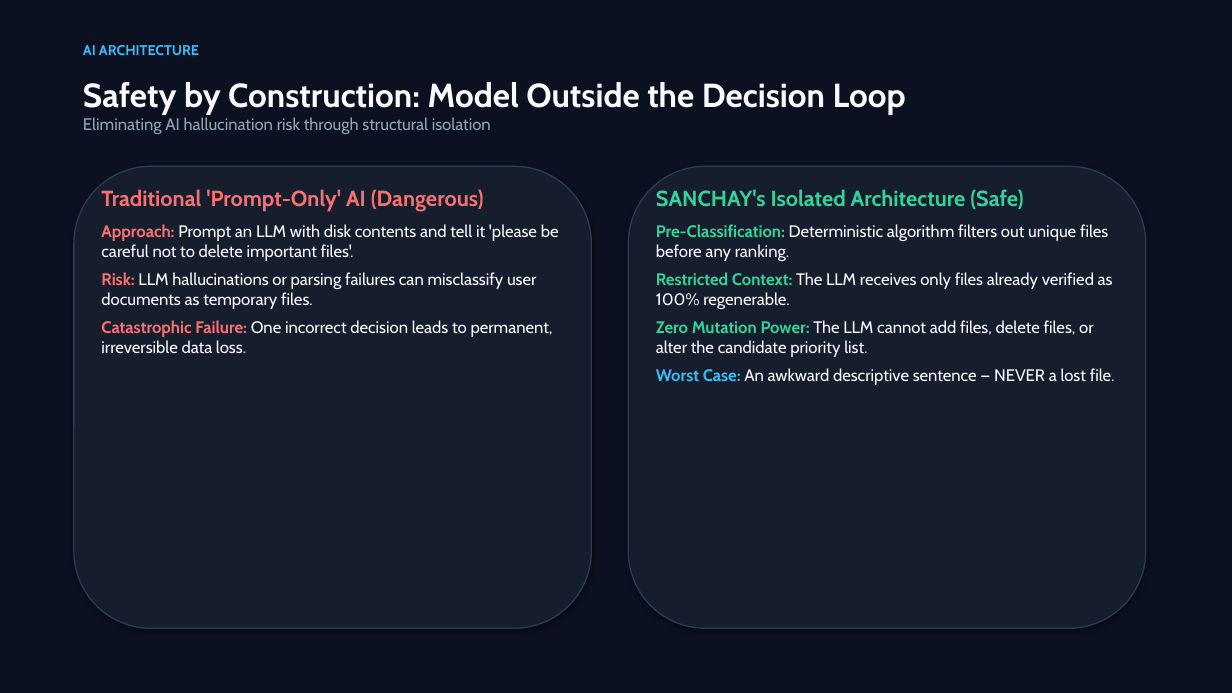
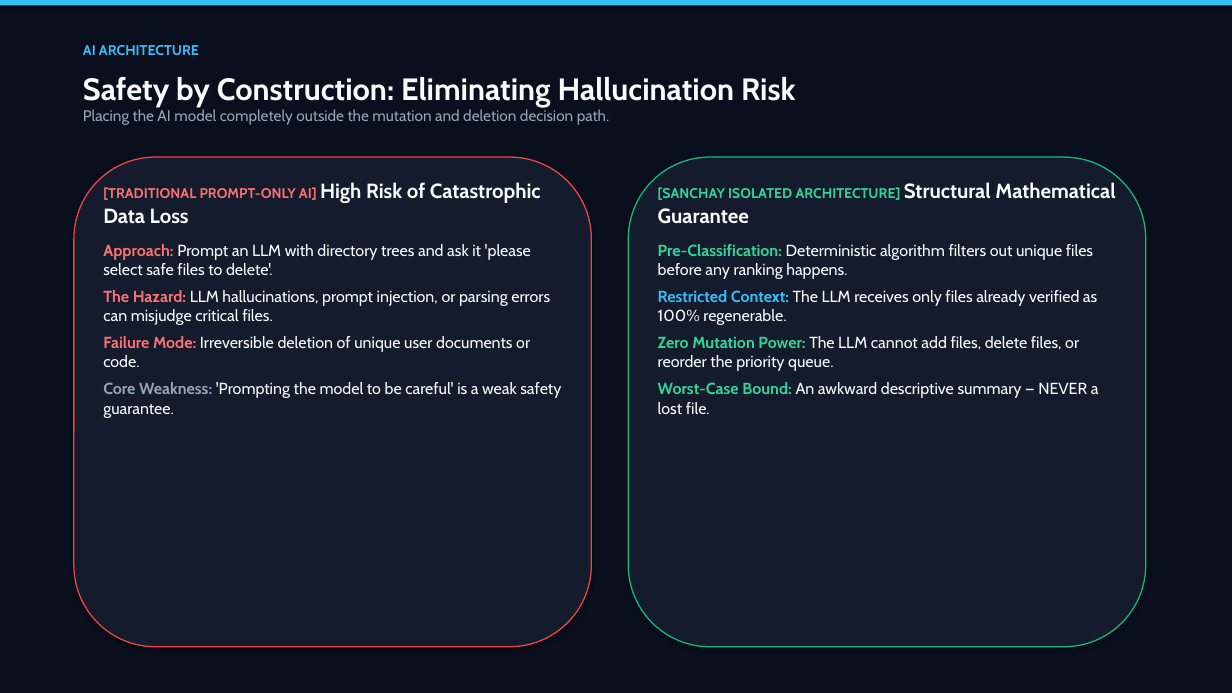
Before and after one commit to basithladdu/sanchay, a slide deck: slide 4 of docs/SANCHAY.pptx. Drawn at 1232x693 pixels with LibreOffice and Linux fonts; fonts in the diff are those of the drawing. Boxes give left, top, right and bottom in pixels: in the first picture for what was removed or moved away, otherwise in the second. Text is boxed around its words. In the diff, an @@ line names an element or a change of style, - is before the commit and + after.

Commit message:
Deliver refined masterpiece presentation deck with high-impact visual design

```diff
--- a/docs/SANCHAY.pptx
+++ b/docs/SANCHAY.pptx
@@ rectangle at [0,0,1232,693]: fill #0B1120 to #0A0F1D @@
@@ rectangle added at [0,0,1232,6], fill #38BDF8 @@
@@ text at [83,77,795,125]: text changed; size 13 to 12 pt @@
-Safety by Construction: Model Outside the Decision Loop
-Eliminating AI hallucination risk through structural isolation
+Safety by Construction: Eliminating Hallucination Risk
+Placing the AI model completely outside the mutation and deletion decision path.
@@ rounded rectangle: place and size @@
-rounded rectangle at [74,166,592,628]
+rounded rectangle at [74,157,592,647]
@@ rounded rectangle at [74,157,592,647]: fill #161E2E to #131B2C; outline #2D3B55 1 pt to #EF4444 1 pt @@
@@ rounded rectangle: place and size @@
-rounded rectangle at [628,166,1146,628]
+rounded rectangle at [628,157,1146,647]
@@ rounded rectangle at [628,157,1146,647]: fill #161E2E to #131B2C; outline #2D3B55 1 pt to #10B981 1 pt @@
@@ text at [103,182,561,418]: text changed; size 13 to 12.5 pt @@
-Traditional 'Prompt-Only' AI (Dangerous)
-Approach: Prompt an LLM with disk contents and tell it 'please be careful not to delete important files'.
-Risk: LLM hallucinations or parsing failures can misclassify user documents as temporary files.
-Catastrophic Failure: One incorrect decision leads to permanent, irreversible data loss.
+[TRADITIONAL PROMPT-ONLY AI] High Risk of Catastrophic Data Loss
+Approach: Prompt an LLM with directory trees and ask it 'please select safe files to delete'.
+The Hazard: LLM hallucinations, prompt injection, or parsing errors can misjudge critical files.
+Failure Mode: Irreversible deletion of unique user documents or code.
+Core Weakness: 'Prompting the model to be careful' is a weak safety guarantee.
@@ text at [658,182,1115,279]: text changed; size 13 to 12.5 pt; bold on @@
-SANCHAY's Isolated Architecture (Safe)
-Pre-Classification: Deterministic algorithm filters out unique files before any ranking.
+[SANCHAY ISOLATED ARCHITECTURE] Structural Mathematical Guarantee
+Pre-Classification: Deterministic algorithm filters out unique files before any ranking happens.
@@ text at [658,290,1097,325]: size 13 to 12.5 pt in "Restricted Context: The LLM receives only files ..."; text colour #34D399 to #38BDF8 in "Restricted Context:" @@
@@ text at [658,336,1099,414]: text changed; size 13 to 12.5 pt @@
-Zero Mutation Power: The LLM cannot add files, delete files, or alter the candidate priority list.
-Worst Case: An awkward descriptive sentence — NEVER a lost file.
+Zero Mutation Power: The LLM cannot add files, delete files, or reorder the priority queue.
+Worst-Case Bound: An awkward descriptive summary — NEVER a lost file.
```
Also in this commit, not shown: 6 other slides changed.
